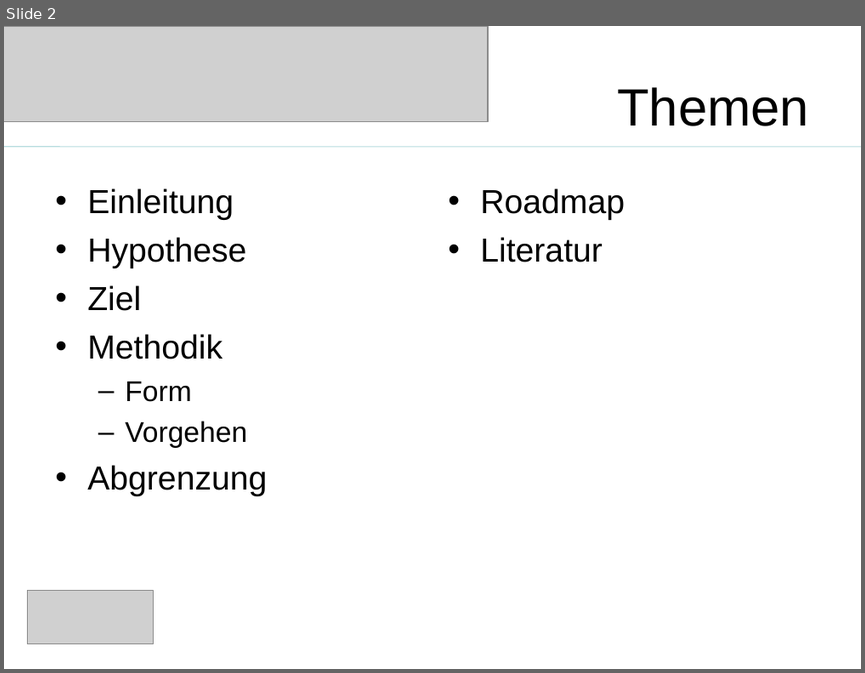
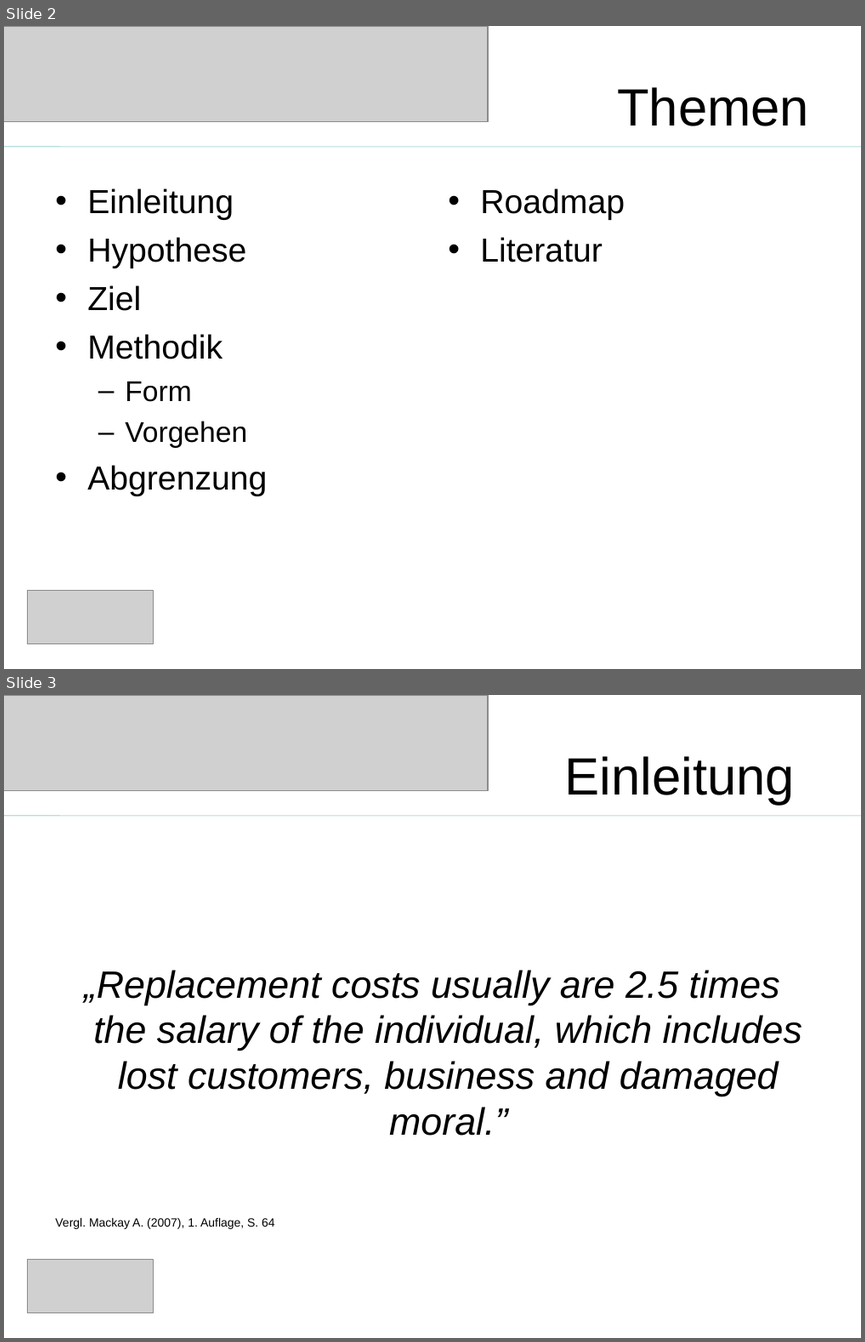
Before and after one commit to saw303/masterstudy, a slide deck: disposition/Präsentation.ppt. Shown one above the other, each under a label of ours: slide 2 before the commit, slides 2 and 3 after it. The pictures are 865x673 and 865x1342 pixels, drawn with LibreOffice and Linux fonts; fonts in the diff are those of the drawing; grey boxes stand for pictures. Boxes give left, top, right and bottom in pixels: in the first picture for what was removed or moved away, otherwise in the second. Text is boxed around its words. In the diff, an @@ line names an element or a change of style, - is before the commit and + after.

```diff
--- a/disposition/Präsentation.ppt
+++ b/disposition/Präsentation.ppt
@@ slide 3 added at (4, 695, 861, 1338), background #FFFFFF @@
@@ picture added at (4, 695, 488, 790) @@
@@ title added at (565, 756, 794, 805), 44 pt, text #000000 @@
+Einleitung
@@ line added from (4, 816) to (861, 816), #B6DCDF 0.74 pt @@
@@ text added at (55, 970, 802, 1229), 32 pt, text #000000, italic @@
+„Replacement costs usually are 2.5 times the salary of the individual, which includes lost customers, business and damaged moral.”
+Vergl. Mackay A. (2007), 1. Auflage, S. 64
@@ picture added at (27, 1259, 153, 1313) @@
```
Also in this commit, not shown: 2 slides changed, 1 other file.
